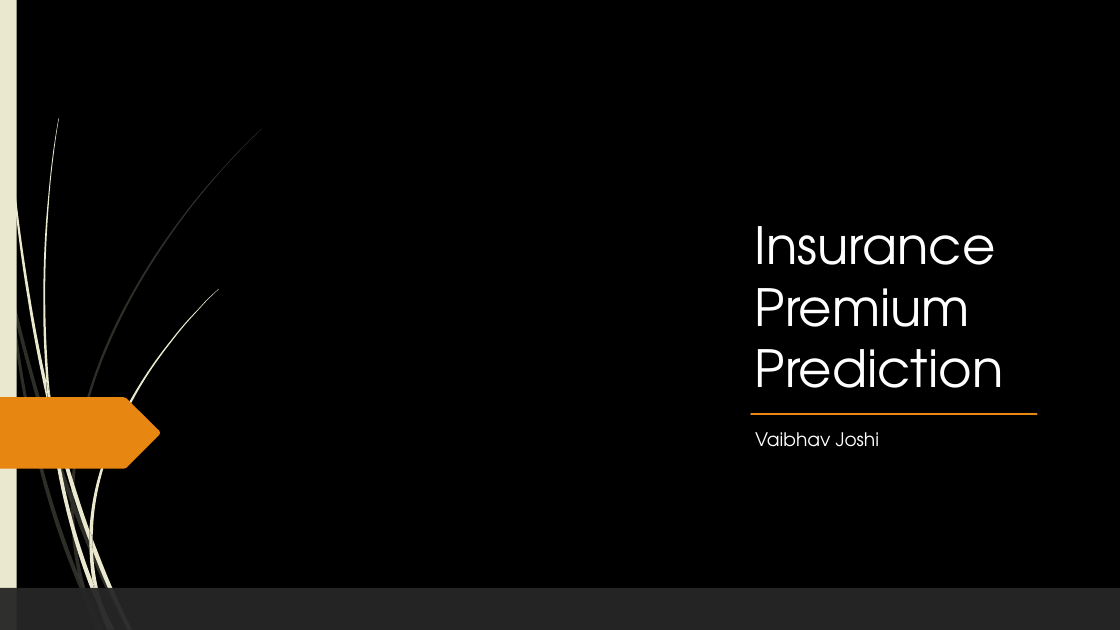
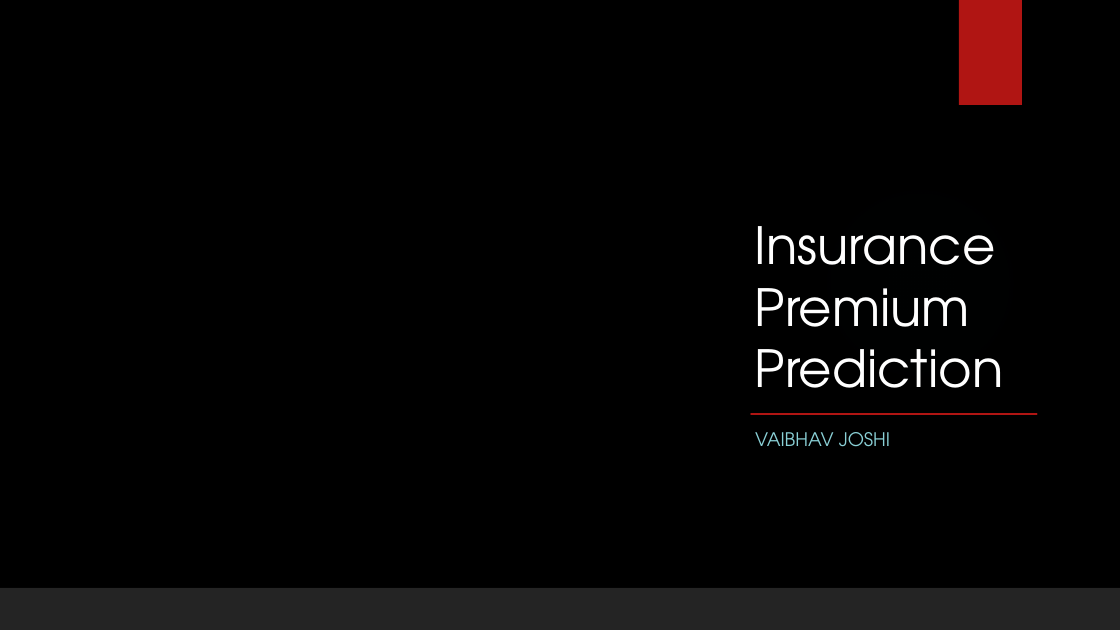
Before and after one commit to VaibhavJoshi95/Internship-InsurancePremiumPrediction, a slide deck: slide 1 of Documents/Insurance Premium Prediction.pptx. Drawn at 1120x630 pixels with LibreOffice and Linux fonts; fonts in the diff are those of the drawing; background and template pictures are left out. Boxes give left, top, right and bottom in pixels: in the first picture for what was removed or moved away, otherwise in the second. Text is boxed around its words. In the diff, an @@ line names an element or a change of style, - is before the commit and + after.

```diff
--- a/Documents/Insurance Premium Prediction.pptx
+++ b/Documents/Insurance Premium Prediction.pptx
@@ rectangle removed at (0, 0, 17, 630) @@
@@ rectangle added at (959, 0, 1022, 105), fill #B01513 @@
@@ ellipse added at (791, 154, 1049, 413), fill gradient #50B9C1 @@
@@ freeform shape removed at (0, 397, 160, 469) @@
@@ line (751, 414) - (1037, 414): stroke #E78712 1.5 pt to #B01513 1.5 pt @@
@@ subtitle at (755, 432, 890, 447): text changed; text colour #FFFFFF to #8AD0D6 @@
-Vaibhav Joshi
+VAIBHAV JOSHI
@@ group removed at (0, 129, 262, 630): 8 freeform shapes @@
@@ group removed at (3, 0, 218, 629): 10 freeform shapes @@
```
Also in this commit, not shown: 11 other slides changed, 1 slide added, 4 other files.
